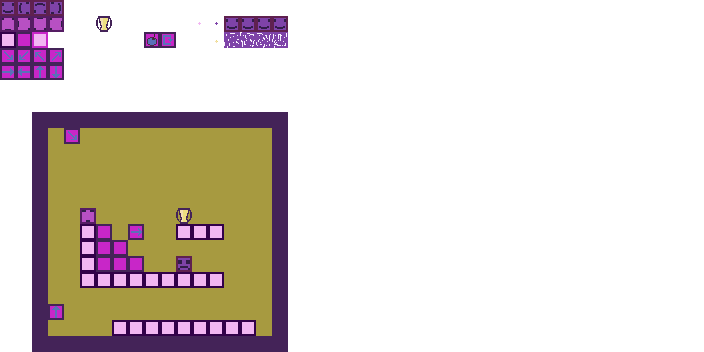
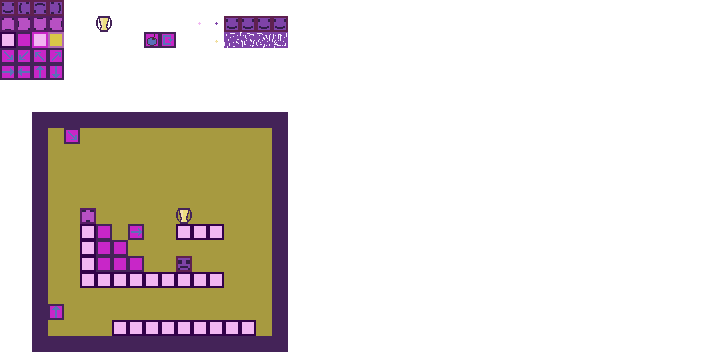
Layered file, before and after one edit (704x352). Changes by layer:
added layer "Слой 16" above "Слой 9" over [48, 32, 64, 48]
